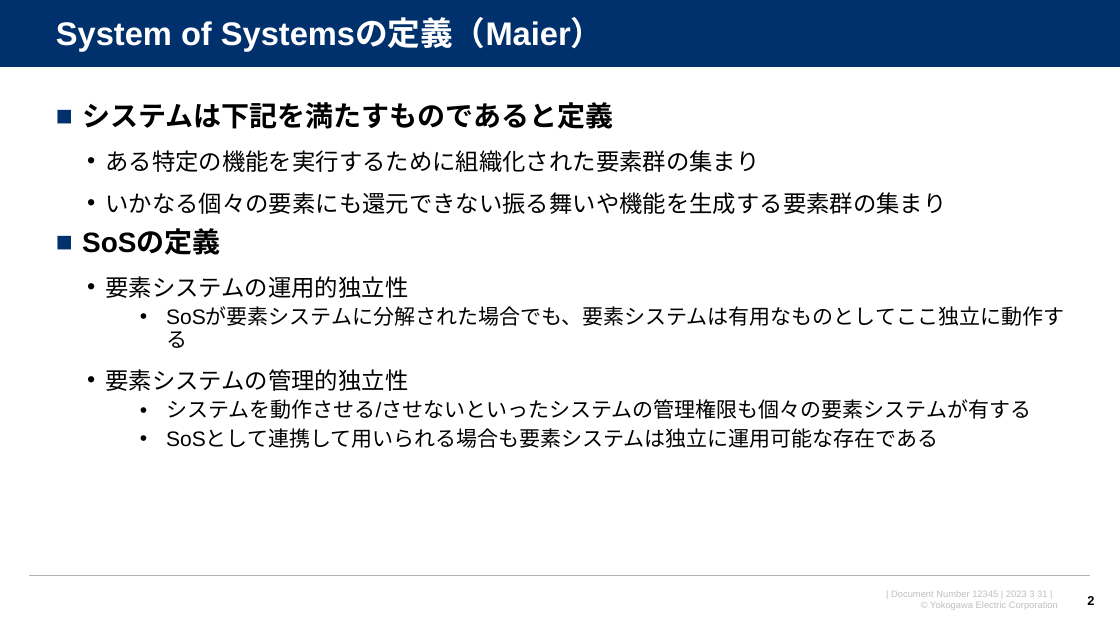
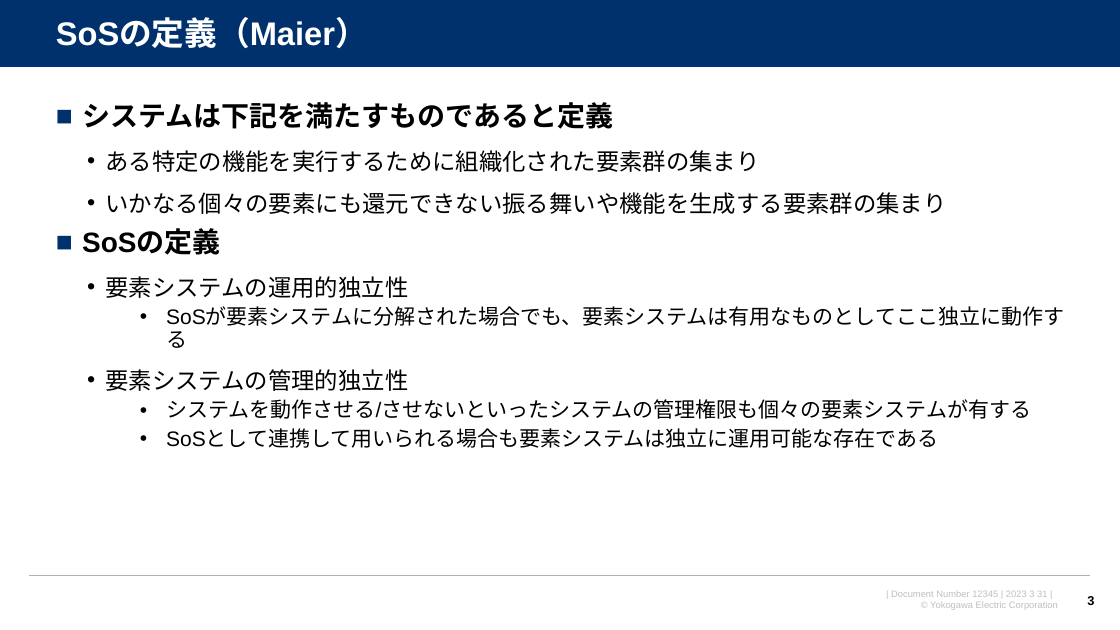
Before and after one commit to watarukumagai-git/opt, a slide deck: slide 3 of SoS/230830_SoS分科会6回_kuma_rev.0.pptx (slide 2 before the commit). Drawn at 1120x630 pixels with LibreOffice and Linux fonts; fonts in the diff are those of the drawing; background and template pictures are left out. Boxes give left, top, right and bottom in pixels: in the first picture for what was removed or moved away, otherwise in the second. Text is boxed around its words. In the diff, an @@ line names an element or a change of style, - is before the commit and + after.

```diff
--- a/SoS/230830_SoS分科会6回_kuma_rev.0.pptx
+++ b/SoS/230830_SoS分科会6回_kuma_rev.0.pptx
@@ title at <box>56,19,368,48</box>: text changed @@
-System of Systemsの定義（Maier）
+SoSの定義（Maier）
```
Also in this commit, not shown: 3 other slides changed, 2 slides added, 18 slides removed.
